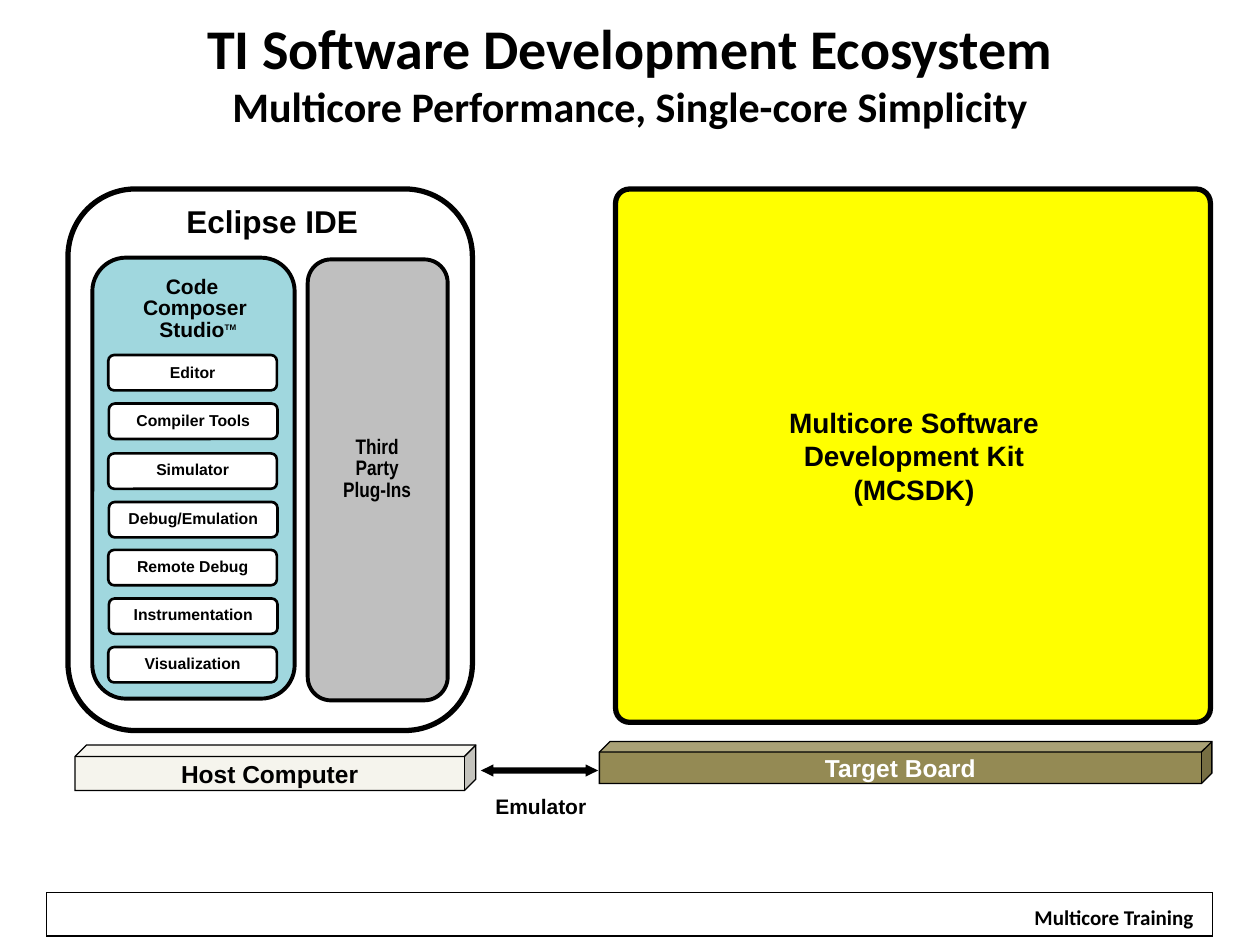
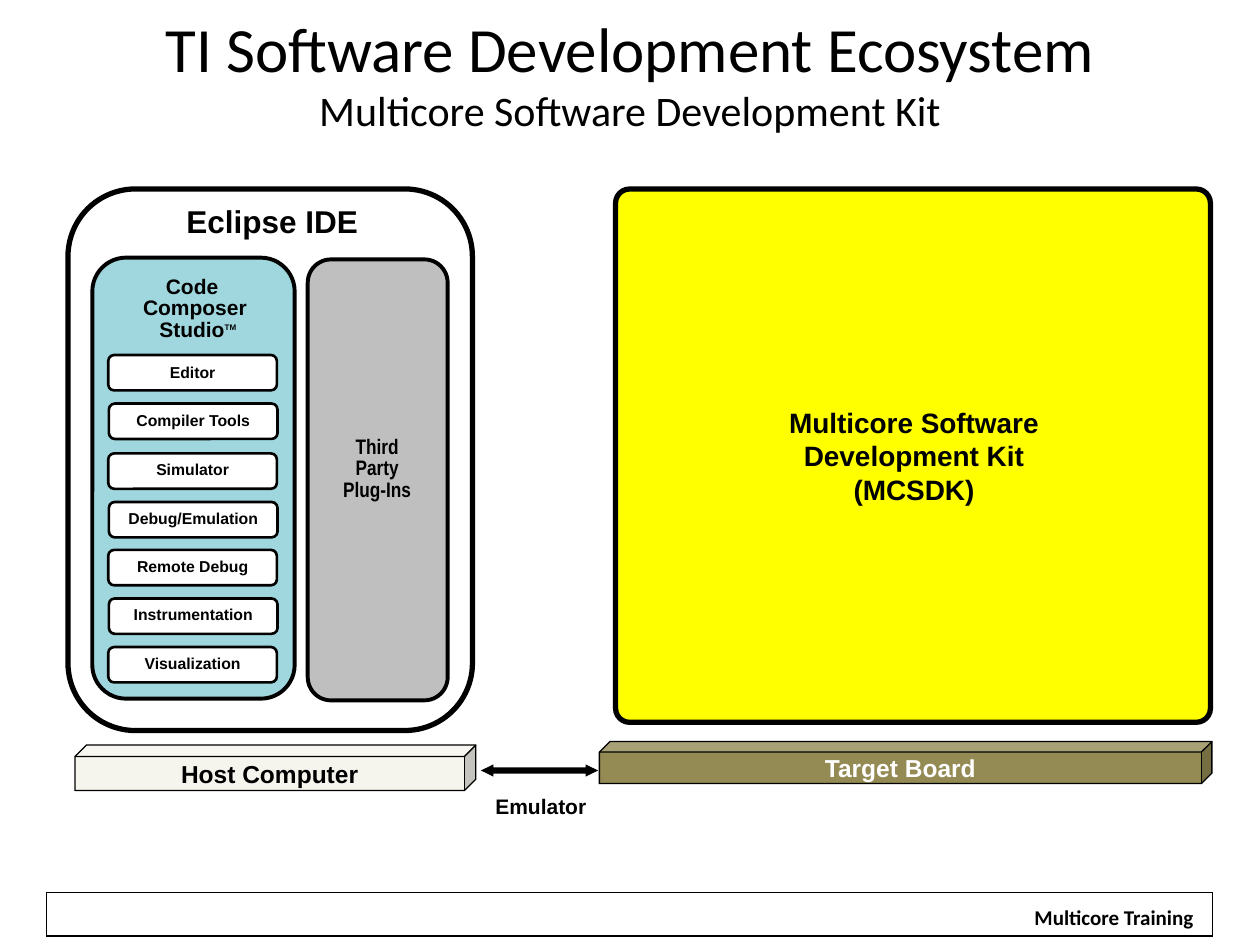
Before and after one commit to hari1989/keystone-workshop, a slide deck: slide 9 of slides/Introduction to KeyStone Software Ecosystem.pptx. Drawn at 1260x945 pixels with LibreOffice and Linux fonts; fonts in the diff are those of the drawing; background and template pictures are left out. Boxes give left, top, right and bottom in pixels: in the first picture for what was removed or moved away, otherwise in the second. Text is boxed around its words. In the diff, an @@ line names an element or a change of style, - is before the commit and + after.

```diff
--- a/slides/Introduction to KeyStone Software Ecosystem.pptx
+++ b/slides/Introduction to KeyStone Software Ecosystem.pptx
@@ title at bbox=[165, 28, 1093, 133]: text changed; bold off @@
-TI Software Development Ecosystem
-Multicore Performance, Single-core Simplicity
+TI Software Development Ecosystem
+Multicore Software Development Kit
```
Also in this commit, not shown: 16 other slides changed, 1 other file.
